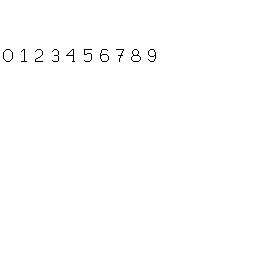
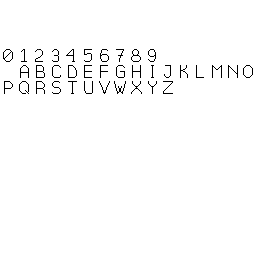
The second (256, 256) image is a revision of the first. Changes to its layers:
added layer "letter-A" above "letter-B" over [left=20, top=65, right=29, bottom=78]
added layer "letter-B" above "letter-C" over [left=36, top=65, right=45, bottom=78]
added layer "letter-C" above "letter-D" over [left=52, top=65, right=61, bottom=78]
added layer "letter-D" above "letter-E" over [left=68, top=65, right=77, bottom=78]
added layer "letter-E" above "letter-F" over [left=84, top=65, right=92, bottom=78]
added layer "letter-G" above "letter-H" over [left=116, top=65, right=125, bottom=78]
added layer "letter-H" above "letter-I" over [left=132, top=65, right=141, bottom=78]
added layer "letter-M" above "letter-N" over [left=212, top=65, right=222, bottom=78]
added layer "letter-N" above "letter-O" over [left=228, top=65, right=238, bottom=78]
added layer "letter-O" above "letter-P" over [left=243, top=65, right=253, bottom=78]
added layer "letter-P" above "letter-Q" over [left=4, top=81, right=13, bottom=94]
added layer "letter-Q" above "letter-R" over [left=19, top=81, right=29, bottom=94]
added layer "letter-R" above "letter-S" over [left=36, top=81, right=45, bottom=94]
added layer "letter-S" above "letter-T" over [left=52, top=81, right=61, bottom=94]
added layer "letter-T" above "letter-U" over [left=68, top=81, right=77, bottom=94]
added layer "letter-U" above "letter-V" over [left=84, top=81, right=93, bottom=94]
added layer "letter-V" above "letter-W" over [left=99, top=81, right=110, bottom=94]
added layer "letter-W" above "letter-X copy #1" over [left=114, top=81, right=126, bottom=94]
added layer "letter-X copy #1" above "letter-X copy" over [left=163, top=81, right=173, bottom=94]
added layer "letter-X copy" above "letter-X" over [left=148, top=81, right=157, bottom=94]
added layer "letter-X" above "Background" over [left=131, top=81, right=142, bottom=94]
hid "Background" over [left=4, top=52, right=253, bottom=94]
…and 6 more changes (5 added, 1 painted, 1 stack)
